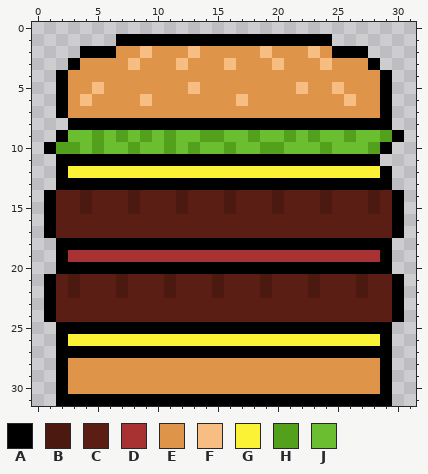
Edited in one commit: pixel-art file (WIP/burg.aseprite). That is the earlier state.
32x32 pixels, 1 frame. Colours within 5 levels of each other are drawn and written as one.
Palette (. is transparent): A #000000  B #4c1910  C #5b1e14  D #a83232  E #de9449  F #f7bd82  G #fbf236  H #52a01c  J #6abe30
Pixels before, first column x 1:
 1 ......AAAAAAAAAAAAAAAAAA......
 2 ...AAAEEFEEEFEEEEEFEEEFEAAA...
 3 ..AEEEEFEEEFEEEFEEEFEEEFEEEA..
 4 .AEEEEEEEEEEEEEEEEEEEEEEEEEEA.
 5 .AEEFEEEEEEEFEEEEEEEEFEEFEEEA.
 6 .AEFEEEEFEEEEEEEFEEEEEEEEFEEA.
 7 .AEEEEEEEEEEEEEEEEEEEEEEEEEEA.
 8 ..AAAAAAAAAAAAAAAAAAAAAAAAAAA.
 9 .AJJHJHJHJHJJHHJJHJJHJHJJHJJHA
10 AHHJHJJHJJHJHJJHJJHHJJJHJJJHA.
11 .AAAAAAAAAAAAAAAAAAAAAAAAAAA..
12 .AGGGGGGGGGGGGGGGGGGGGGGGGGGA.
13 .AAAAAAAAAAAAAAAAAAAAAAAAAAAA.
14 ACCBCCCBCCCBCCCBCCCBCCCBCCCBCA
15 ACCBCCCBCCCBCCCBCCCBCCCBCCCBCA
16 ACCCCCCCCCCCCCCCCCCCCCCCCCCCCA
17 ACCCCCCCCCCCCCCCCCCCCCCCCCCCCA
18 .AAAAAAAAAAAAAAAAAAAAAAAAAAAA.
19 .ADDDDDDDDDDDDDDDDDDDDDDDDDDA.
20 .AAAAAAAAAAAAAAAAAAAAAAAAAAAA.
21 ACBCCCBCCCBCCCBCCCBCCCBCCCBCCA
22 ACBCCCBCCCBCCCBCCCBCCCBCCCBCCA
23 ACCCCCCCCCCCCCCCCCCCCCCCCCCCCA
24 ACCCCCCCCCCCCCCCCCCCCCCCCCCCCA
25 .AAAAAAAAAAAAAAAAAAAAAAAAAAAA.
26 .AGGGGGGGGGGGGGGGGGGGGGGGGGGA.
27 .AAAAAAAAAAAAAAAAAAAAAAAAAAAA.
28 .AEEEEEEEEEEEEEEEEEEEEEEEEEEA.
29 .AEEEEEEEEEEEEEEEEEEEEEEEEEEA.
30 .AEEEEEEEEEEEEEEEEEEEEEEEEEEA.
31 .AAAAAAAAAAAAAAAAAAAAAAAAAAAA.
After the commit:
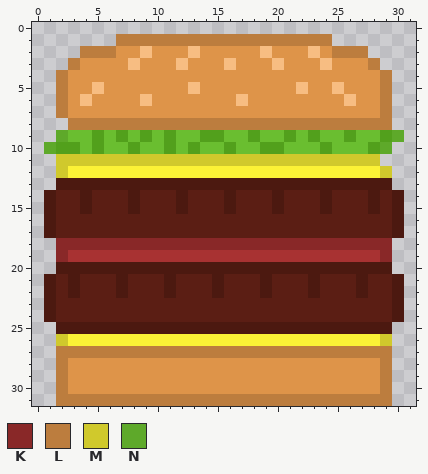
Colours new in this view: K #892828  L #bc7d3e  M #d0c92c  N #5ea92a
Edits made:
Changed rows in their new state; - is an unchanged pixel.
first column x 1:
 1 ------LLLLLLLLLLLLLLLLLL------
 2 ---LLL------------------LLL---
 3 --L------------------------L--
 4 -L--------------------------L-
 5 -L--------------------------L-
 6 -L--------------------------L-
 7 -L--------------------------L-
 8 --LLLLLLLLLLLLLLLLLLLLLLLLLLL-
 9 -N---------------------------N
10 N---------------------------N-
11 -MMMMMMMMMMMMMMMMMMMMMMMMMMM--
12 -M--------------------------M-
13 -BBBBBBBBBBBBBBBBBBBBBBBBBBBB-
14 B----------------------------B
15 B----------------------------B
16 B----------------------------B
17 B----------------------------B
18 -KKKKKKKKKKKKKKKKKKKKKKKKKKKK-
19 -K--------------------------K-
20 -BBBBBBBBBBBBBBBBBBBBBBBBBBBB-
21 B----------------------------B
22 B----------------------------B
23 B----------------------------B
24 B----------------------------B
25 -BBBBBBBBBBBBBBBBBBBBBBBBBBBB-
26 -M--------------------------M-
27 -LLLLLLLLLLLLLLLLLLLLLLLLLLLL-
28 -L--------------------------L-
29 -L--------------------------L-
30 -L--------------------------L-
31 -LLLLLLLLLLLLLLLLLLLLLLLLLLLL-
